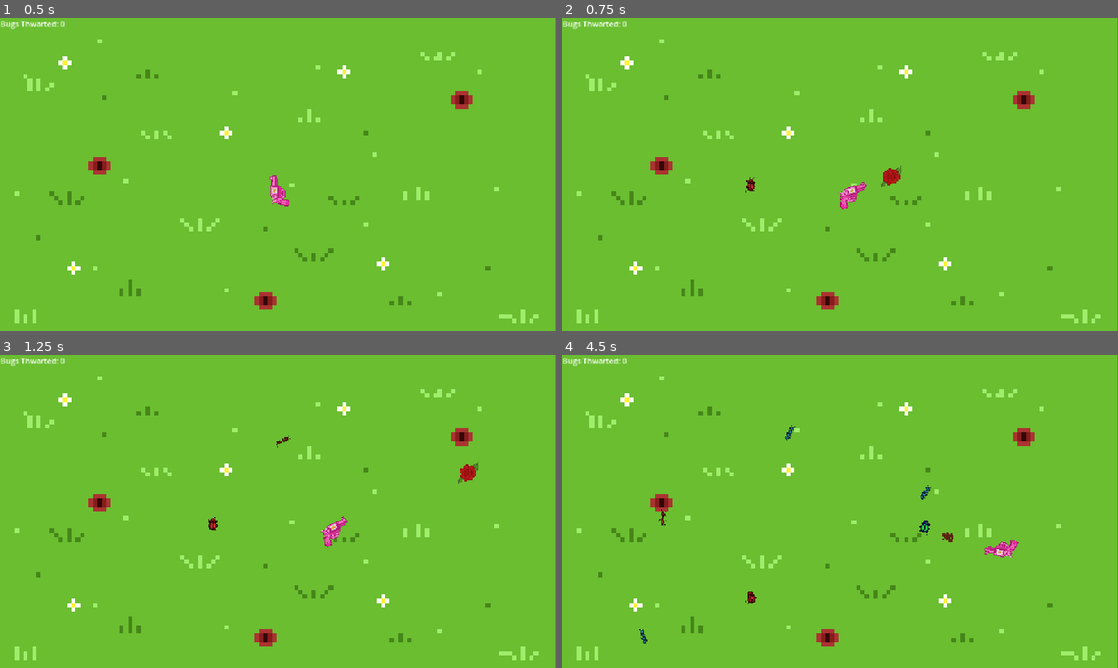
Above: before the commit, frames 1-4 (two rows, left to right).
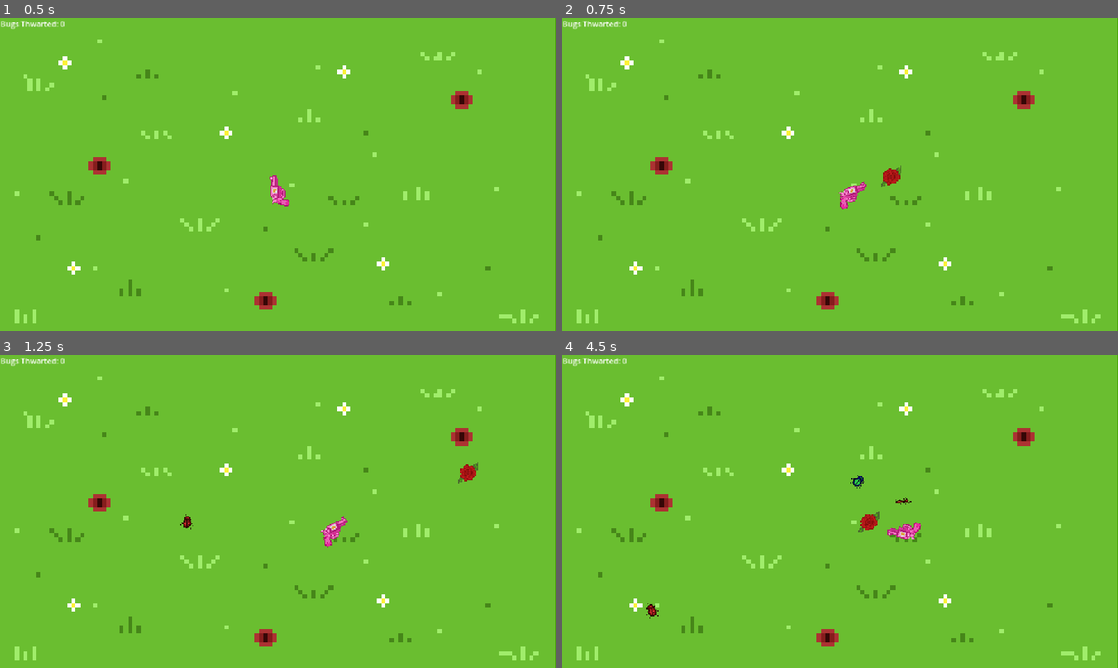
Above: after the commit, the same moments.

Repository: kazziecore/flower-shooter-game
Game: Godot game, scene res://scenes/game.tscn
The game is run twice, just before and just after one commit, with the same random seed, the same clock (stepped at 60 frames per second) and the same inputs.
Inputs (mouse positions are in pixels of both pictures, inside the frame that each line leads up to):
- Up to frame 1 (0.5 s): no input
- Up to frame 2 (0.75 s): tap Enter at 0.5 s; move the mouse to (962, 158) at 0.52 s; hold D (right) from 0.53 s (still down); click (962, 158) at 0.6 s
- Up to frame 3 (1.25 s): keep holding D (right)
- Up to frame 4 (4.5 s): move the mouse to (728, 527) at 1.27 s; release D (right) at 1.28 s; hold S (down) 1.28-2.03 s; click (728, 527) at 1.35 s; move the mouse to (895, 442) at 2.02 s; hold D (right) 2.03-2.78 s; click (895, 442) at 2.1 s; move the mouse to (812, 574) at 2.77 s; hold W (up) 2.78-3.53 s; click (812, 574) at 2.85 s; move the mouse to (1006, 558) at 3.52 s; hold A (left) from 3.53 s (still down); click (1006, 558) at 3.6 s; move the mouse to (673, 464) at 4.27 s; click (673, 464) at 4.35 s

Frame 1 is identical in both runs. In frame 2, less than 0.1% of the frame differs, in the area x 33-35%, y 50-56%; in frame 3, 0.1%; in frame 4, 0.9%, in the area x 13-83%, y 22-93%.

Commit message:
updated enemy timer
felt like enemies spawned too fast

Diff:
--- a/flower-shooter-game/scenes/game.tscn
+++ b/flower-shooter-game/scenes/game.tscn
@@ -40,7 +40,6 @@
 shape = SubResource("WorldBoundaryShape2D_lbhrr")
 
 [node name="Timer" type="Timer" parent="."]
-wait_time = 0.5
 autostart = true
 
 [node name="ParallaxBackground" type="ParallaxBackground" parent="."]
--- a/flower-shooter-game/scripts/enemy.gd
+++ b/flower-shooter-game/scripts/enemy.gd
@@ -2,7 +2,7 @@
 
 @onready var player = $/root/Game/player
 
-const speed = 100
+const speed = 80
 
 func _physics_process(_delta: float) -> void:
 	velocity = (player.global_position - global_position).normalized() * speed
